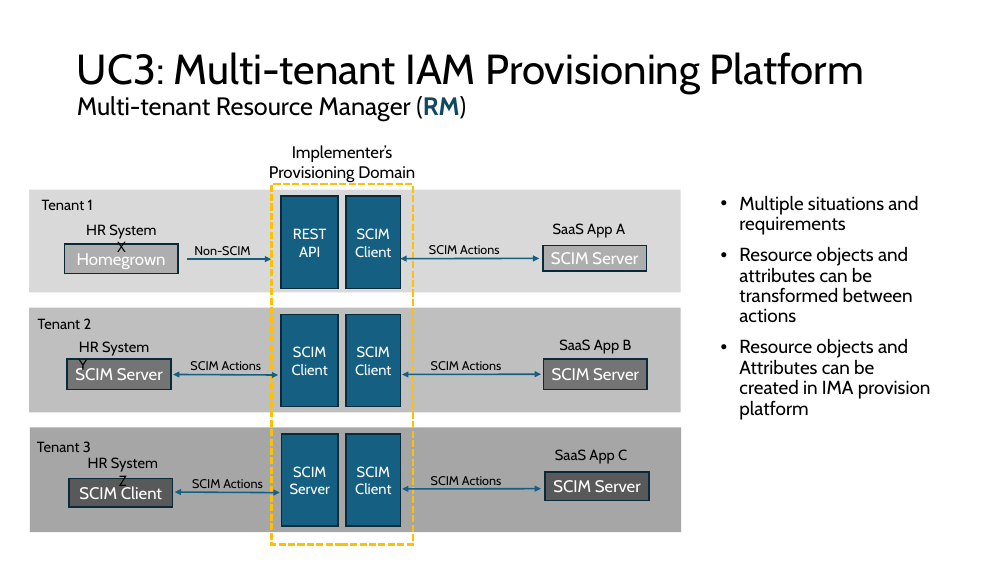
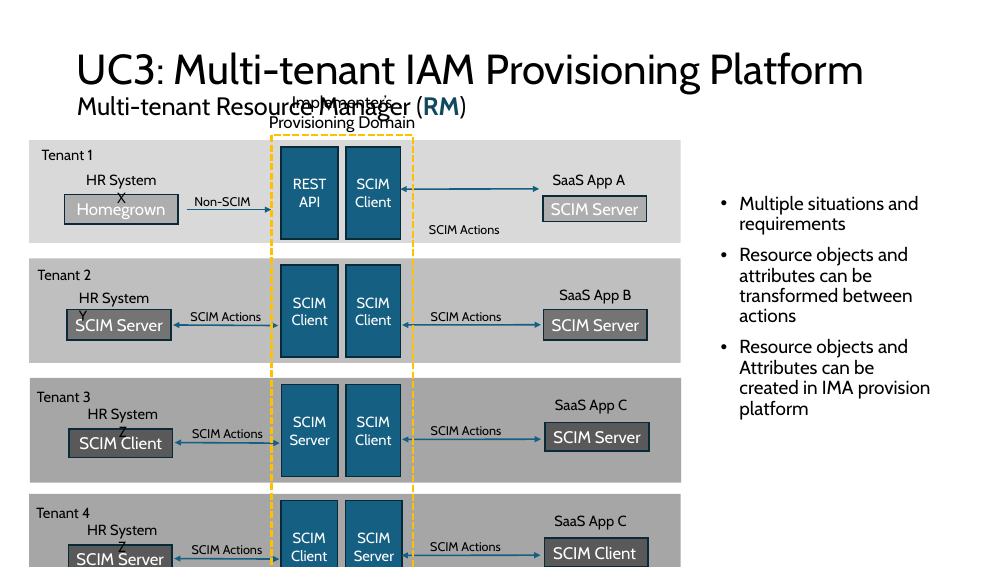
Before and after one commit to pamelatech/scim-use-case-revamp, a slide deck: slide 28 of Use Cases 29 Mar 2024.pptx. Drawn at 1008x567 pixels with LibreOffice and Linux fonts; fonts in the diff are those of the drawing. Boxes give left, top, right and bottom in pixels: in the first picture for what was removed or moved away, otherwise in the second. Text is boxed around its words. In the diff, an @@ line names an element or a change of style, - is before the commit and + after.

Commit message:
new version
15.23

```diff
--- a/Use Cases 29 Mar 2024.pptx
+++ b/Use Cases 29 Mar 2024.pptx
@@ rectangle resized from (x1=271, y1=185, x2=413, y2=545) to (x1=271, y1=135, x2=413, y2=567) @@
@@ double arrow moved from (401, 259) - (539, 259) to (401, 189) - (539, 189) @@
@@ text "SCIM Actions" rewrapped from (x1=429, y1=245, x2=499, y2=258) to (x1=429, y1=225, x2=499, y2=234) @@
@@ 15 texts, 15 rectangles, 4 double arrows, 1 arrow moved together from (x1=29, y1=145, x2=681, y2=532) to (x1=29, y1=94, x2=681, y2=482) @@
@@ rectangle added at (x1=29, y1=494, x2=681, y2=567), fill #A6A6A6 @@
@@ text added at (x1=36, y1=507, x2=90, y2=518), 14 pt, text #000000 @@
+Tenant 4
@@ rectangle added at (x1=281, y1=501, x2=337, y2=567), fill #156082, outline #092A39 1.5 pt, 14 pt, text #FFFFFF @@
+SCIM Client
@@ rectangle added at (x1=346, y1=501, x2=402, y2=567), fill #156082, outline #092A39 1.5 pt, 14 pt, text #FFFFFF @@
+SCIM Server
@@ text added at (x1=87, y1=524, x2=157, y2=557), 14 pt, text #000000 @@
+HR System Z
@@ rectangle added at (x1=544, y1=538, x2=648, y2=567), fill #595959, outline #092A39 1.5 pt, 16 pt, text #FFFFFF @@
+SCIM Client
@@ text added at (x1=554, y1=515, x2=627, y2=530), 14 pt, text #000000 @@
+SaaS App C
@@ rectangle added at (x1=69, y1=545, x2=172, y2=567), fill #595959, outline #092A39 1.5 pt, 16 pt, text #FFFFFF @@
+SCIM Server
@@ double arrow added from (174, 559) to (279, 560), #156082 1.5 pt @@
@@ text added at (x1=192, y1=545, x2=262, y2=554), 12 pt, text #000000 @@
+SCIM Actions
@@ double arrow added from (402, 556) to (541, 555), #156082 1.5 pt @@
@@ text added at (x1=430, y1=542, x2=500, y2=551), 12 pt, text #000000 @@
+SCIM Actions
```
Also in this commit, not shown: 1 other slide changed, 3 slides added.
